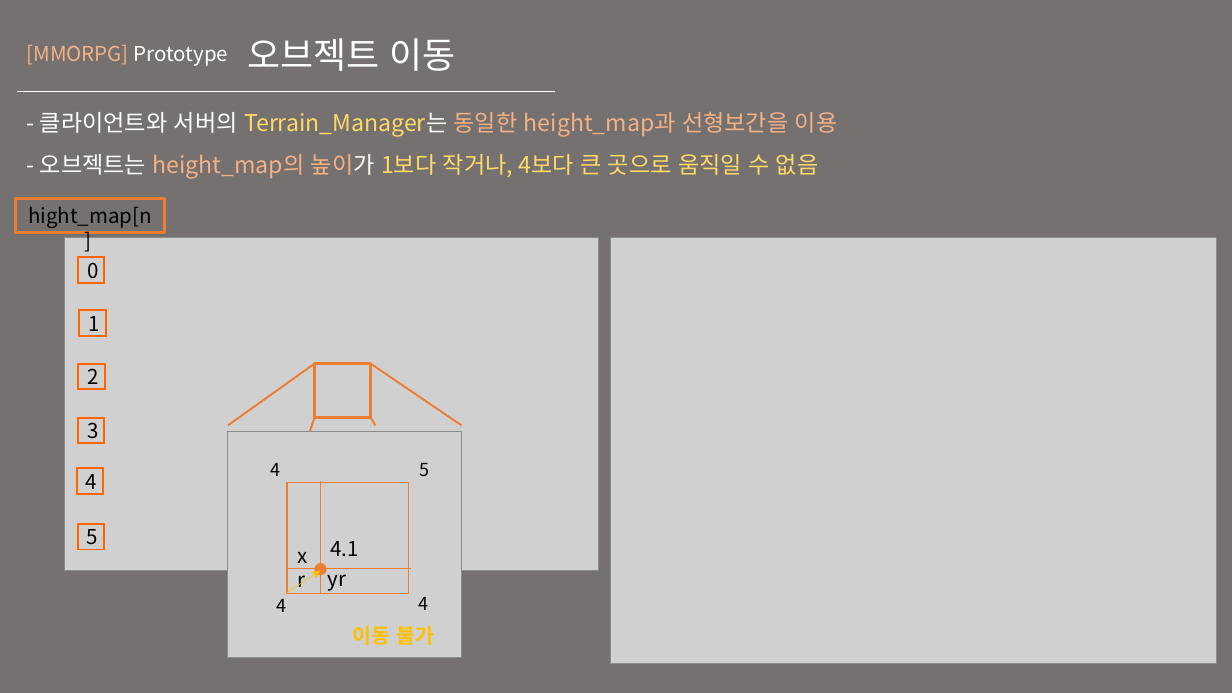
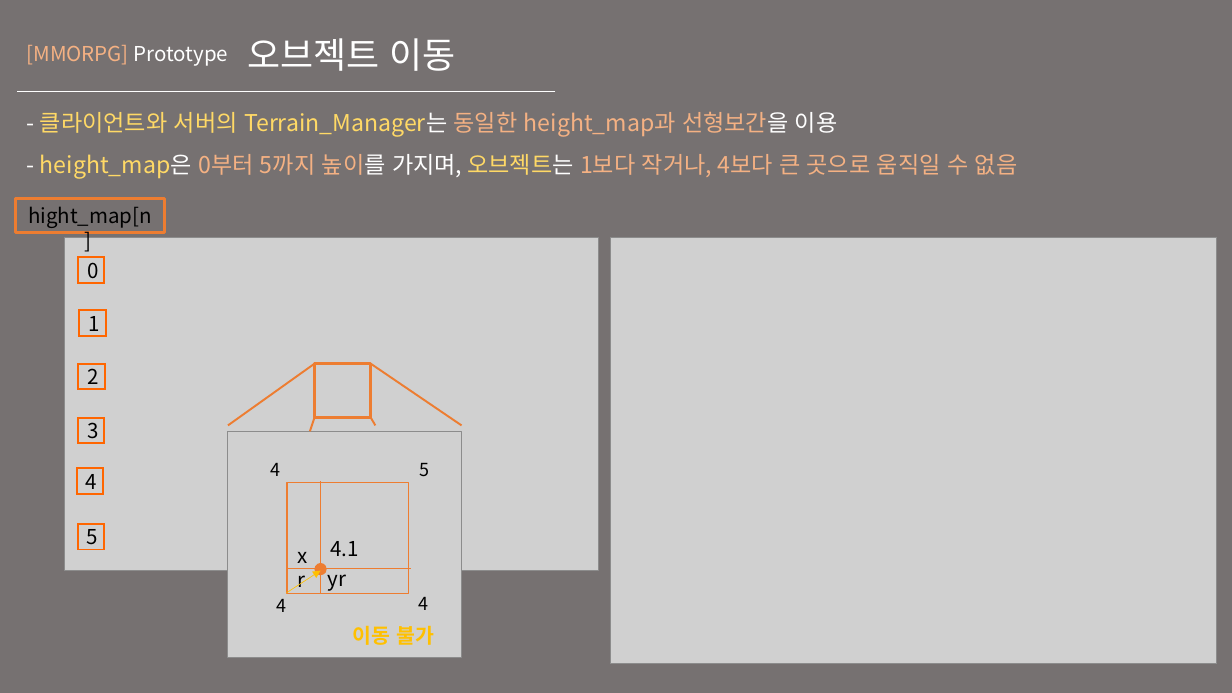
Before and after one commit to KU-t/1920-thesis, a slide deck: slide 37 of 취업지도/포트폴리오/포트폴리오 ver.12.pptx (slide 36 before the commit). Drawn at 1232x693 pixels with LibreOffice and Linux fonts; fonts in the diff are those of the drawing; grey boxes stand for pictures. Boxes give left, top, right and bottom in pixels: in the first picture for what was removed or moved away, otherwise in the second. Text is boxed around its words. In the diff, an @@ line names an element or a change of style, - is before the commit and + after.

```diff
--- a/취업지도/포트폴리오/포트폴리오 ver.12.pptx
+++ b/취업지도/포트폴리오/포트폴리오 ver.12.pptx
@@ text at <box>40,112,838,137</box>: text colour #FFFFFF to #FFD966 in "클라이언트와 서버의"; text colour #F4B183 to #FFFFFF in "선형보간을 이용" @@
@@ text at <box>40,154,1017,179</box>: text changed; text colour #FFD966 to #F4B183 @@
-- 오브젝트는 height_map의 높이가 1보다 작거나, 4보다 큰 곳으로 움직일 수 없음
+- height_map은 0부터 5까지 높이를 가지며, 오브젝트는 1보다 작거나, 4보다 큰 곳으로 움직일 수 없음
```
Also in this commit, not shown: 17 other slides changed, 6 slides added.
